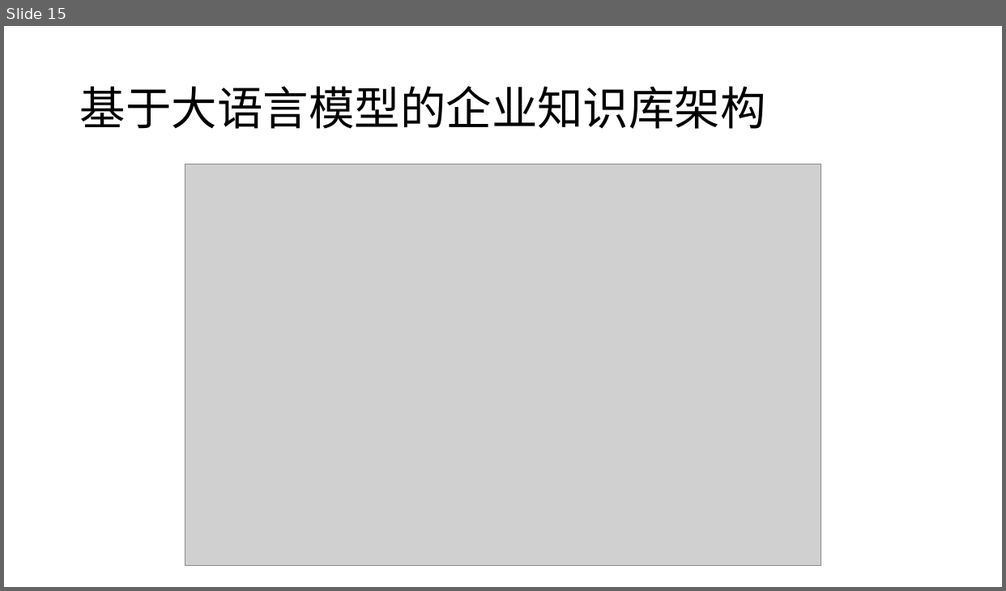
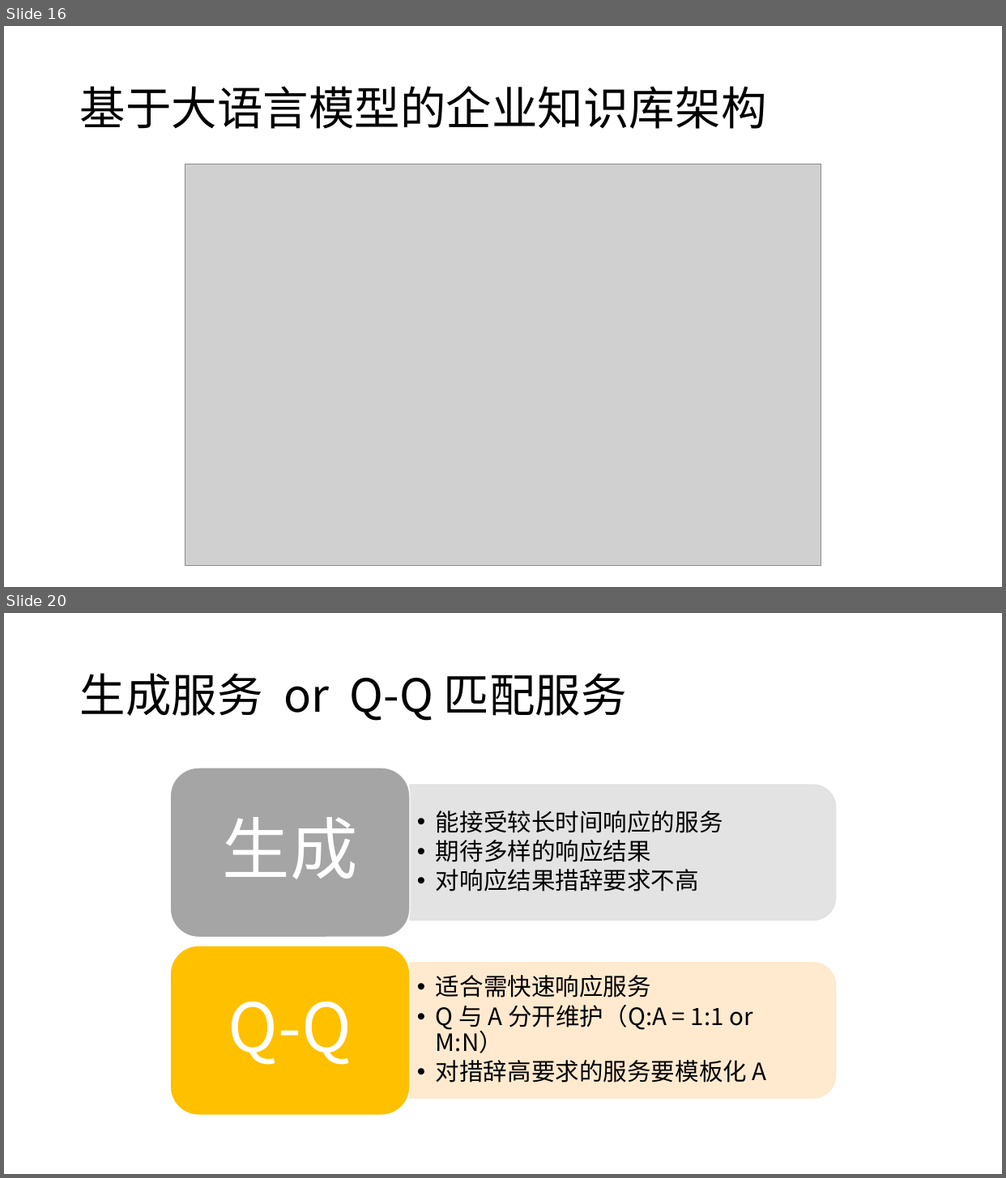
Before and after one commit to SakigamiYang/PyCon, a slide deck: PyCon2023/LLM+RAG企业落地-Ai兔兔.pptx. Shown one above the other, each under a label of ours: slide 15 before the commit, slides 16 and 20 after it; the slides between them are not shown. The pictures are 1006x591 and 1006x1178 pixels, drawn with LibreOffice and Linux fonts; fonts in the diff are those of the drawing; grey boxes stand for pictures. Boxes give left, top, right and bottom in pixels: in the first picture for what was removed or moved away, otherwise in the second. Text is boxed around its words. In the diff, an @@ line names an element or a change of style, - is before the commit and + after.

```diff
--- a/PyCon2023/LLM+RAG企业落地-Ai兔兔.pptx
+++ b/PyCon2023/LLM+RAG企业落地-Ai兔兔.pptx
@@ slide 20 added at <box>4,613,1002,1174</box>, background #FFFFFF @@
@@ title added at <box>80,673,627,721</box>, 44 pt, text #000000 @@
+生成服务 or Q-Q 匹配服务
@@ group added at <box>170,768,836,1116</box>: 4 texts, 2 round same rects, 2 rounded rectangles @@
+  • 能接受较长时间响应的服务
+  • 期待多样的响应结果
+  • 对响应结果措辞要求不高
+生成
+  • 适合需快速响应服务
+  • Q 与 A 分开维护（Q:A = 1:1 or M:N）
+  • 对措辞高要求的服务要模板化 A
+Q-Q
@@ what was slide 15 is now slide 16 @@
```
Also in this commit, not shown: 16 slides changed, 1 other slide added, 1 slide removed.
